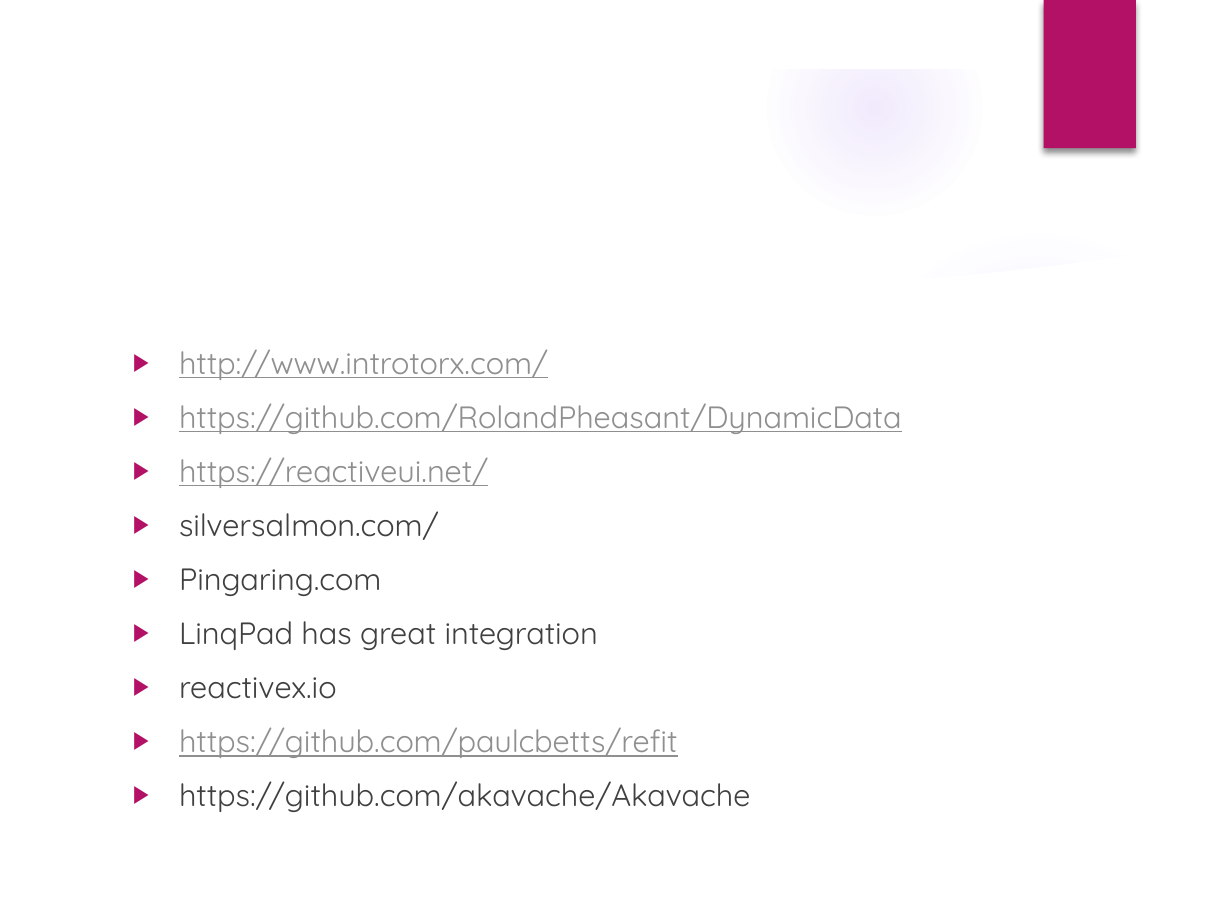
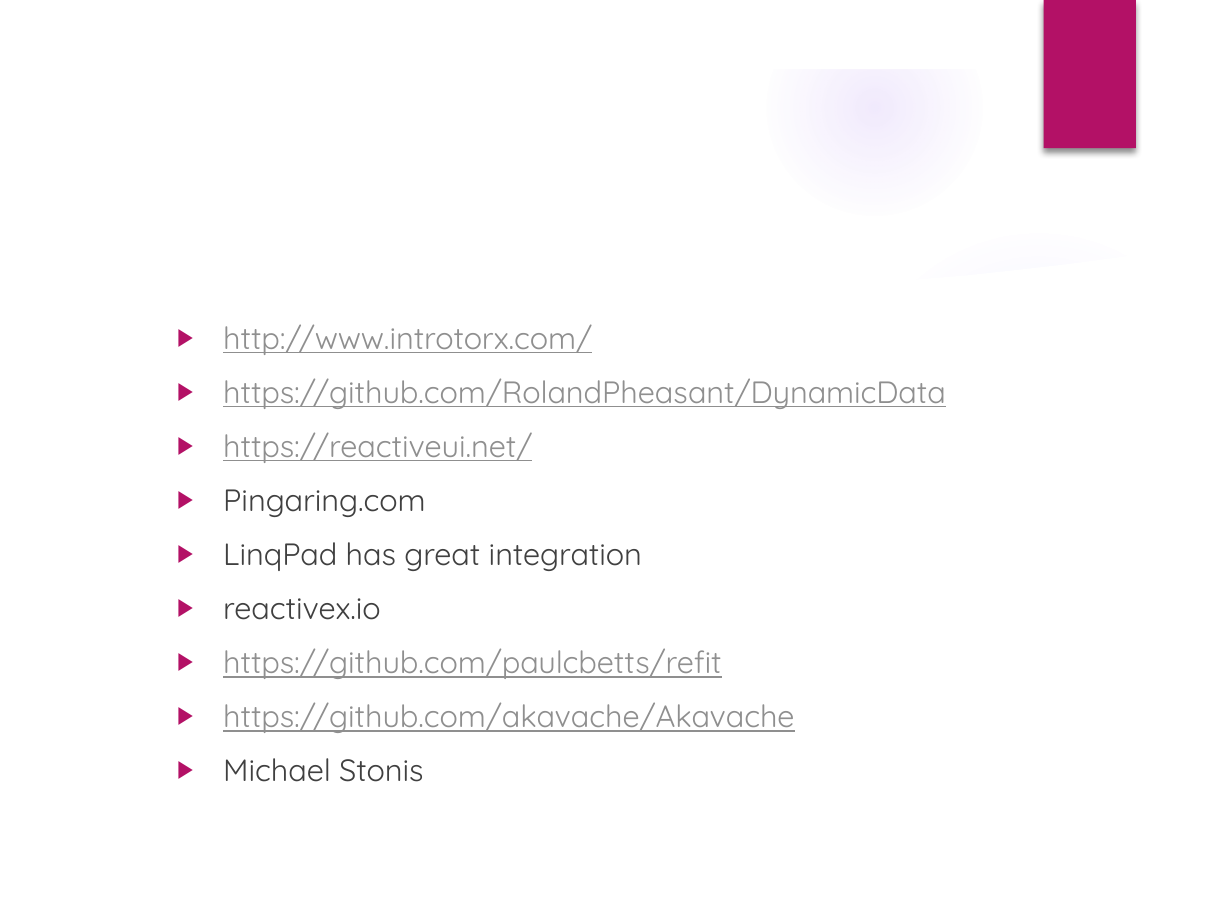
Before and after one commit to PureWeen/DevDays_20171116, a slide deck: slide 33 of DenverDevDays20171116.pptx (slide 41 before the commit). Drawn at 1232x924 pixels with LibreOffice and Linux fonts; fonts in the diff are those of the drawing; background and template pictures are left out. Boxes give left, top, right and bottom in pixels: in the first picture for what was removed or moved away, otherwise in the second. Text is boxed around its words. In the diff, an @@ line names an element or a change of style, - is before the commit and + after.

```diff
--- a/DenverDevDays20171116.pptx
+++ b/DenverDevDays20171116.pptx
@@ text "http://www.introtorx.com/": place and size @@
-text "http://www.introtorx.com/" at box(179, 349, 902, 812)
+text "http://www.introtorx.com/" at box(223, 324, 946, 782)
@@ text at box(179, 511, 439, 540): paragraph removed @@
-▶ silversalmon.com/
@@ text at box(223, 702, 794, 733): text colour #404040 to #8F8F8F, underline on in "https://github.com/akavache/Akavache" @@
@@ text at box(223, 758, 423, 782): paragraph added @@
+▶ Michael Stonis
```
Also in this commit, not shown: 9 other slides changed, 3 slides added, 10 slides removed, 3 other files.
